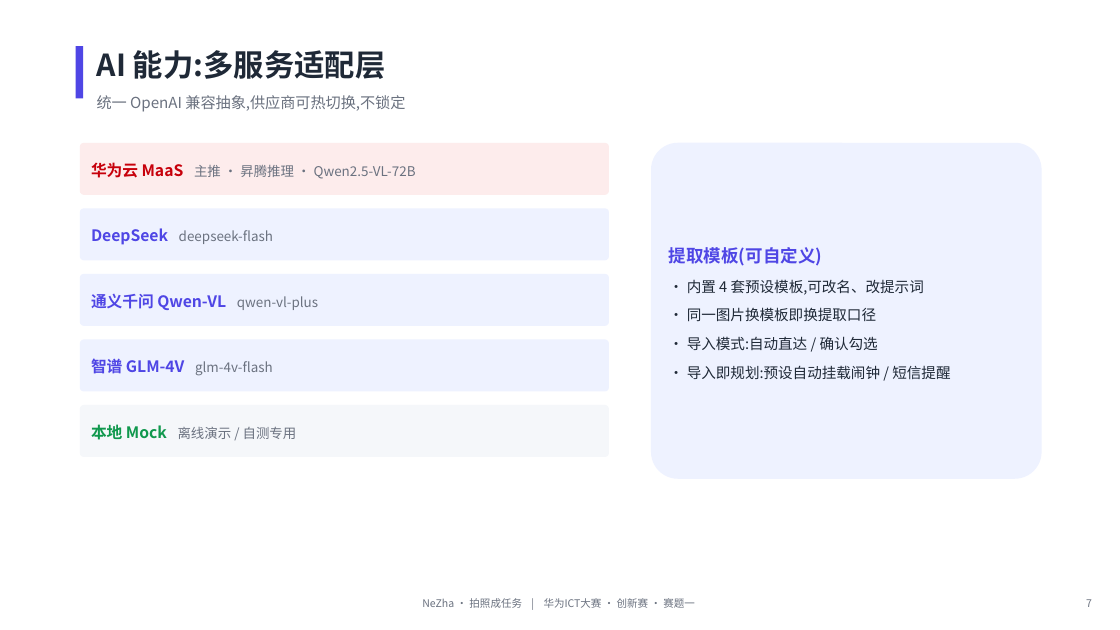
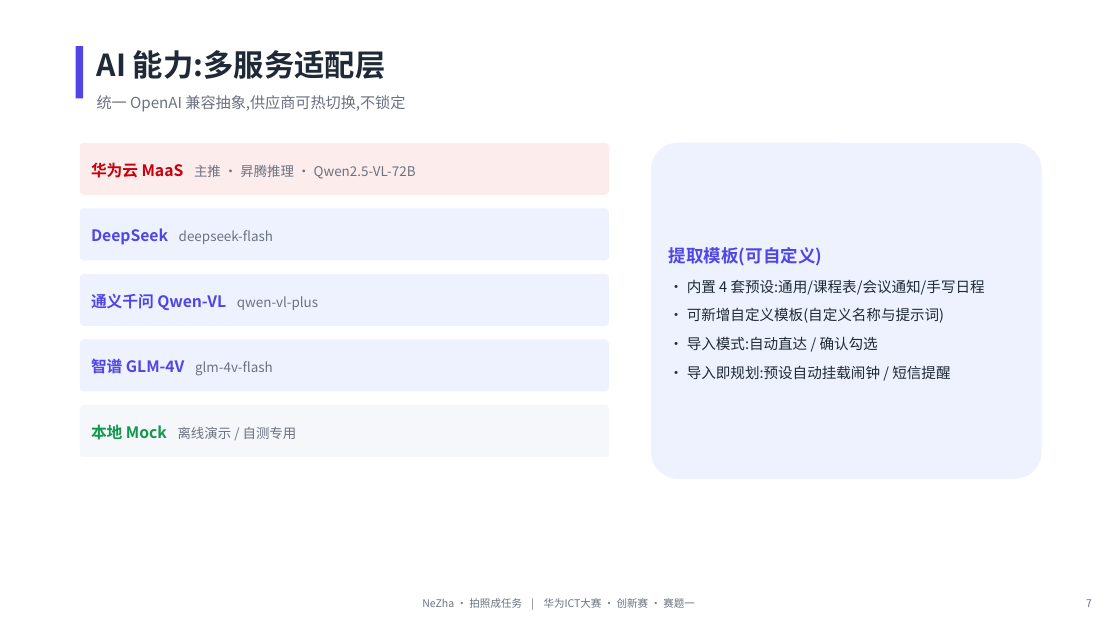
Before and after one commit to sunnysun0713/Well-Prepared, a slide deck: slide 7 of docs/答辩PPT.pptx. Drawn at 1120x630 pixels with LibreOffice and Linux fonts; fonts in the diff are those of the drawing. Boxes give left, top, right and bottom in pixels: in the first picture for what was removed or moved away, otherwise in the second. Text is boxed around its words. In the diff, an @@ line names an element or a change of style, - is before the commit and + after.

```diff
--- a/docs/答辩PPT.pptx
+++ b/docs/答辩PPT.pptx
@@ text in rounded rectangle at (687, 279, 985, 323): text changed @@
-· 内置 4 套预设模板,可改名、改提示词
-· 同一图片换模板即换提取口径
+· 内置 4 套预设:通用/课程表/会议通知/手写日程
+· 可新增自定义模板(自定义名称与提示词)
```
Also in this commit, not shown: 4 other files.
